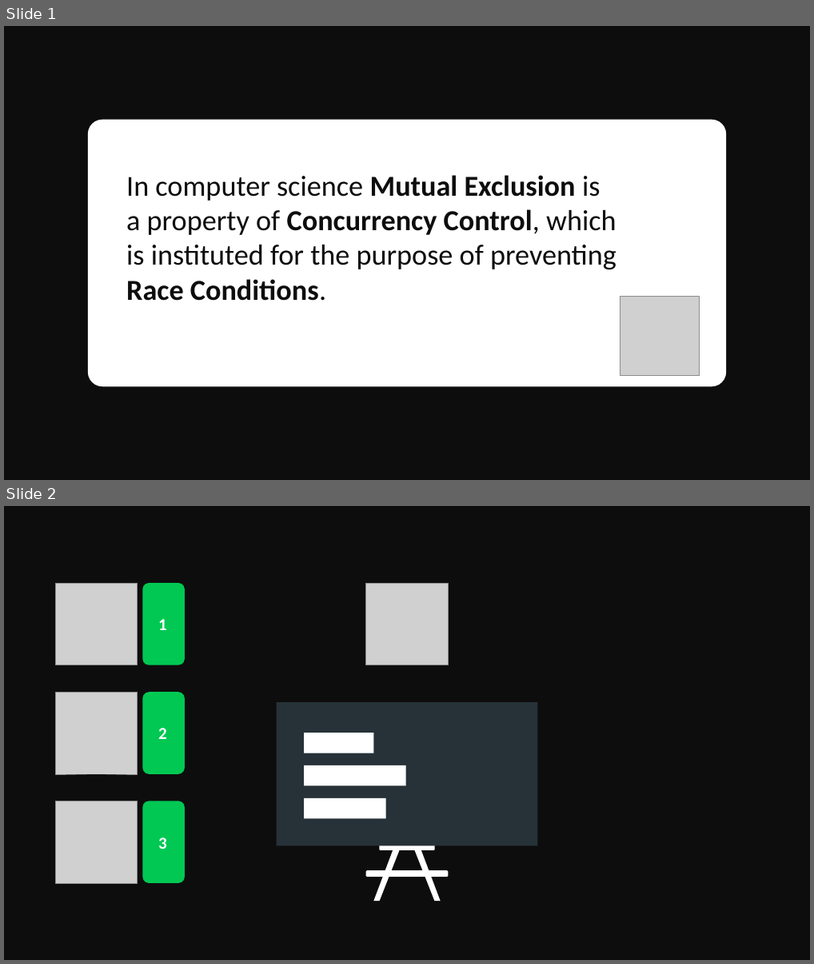
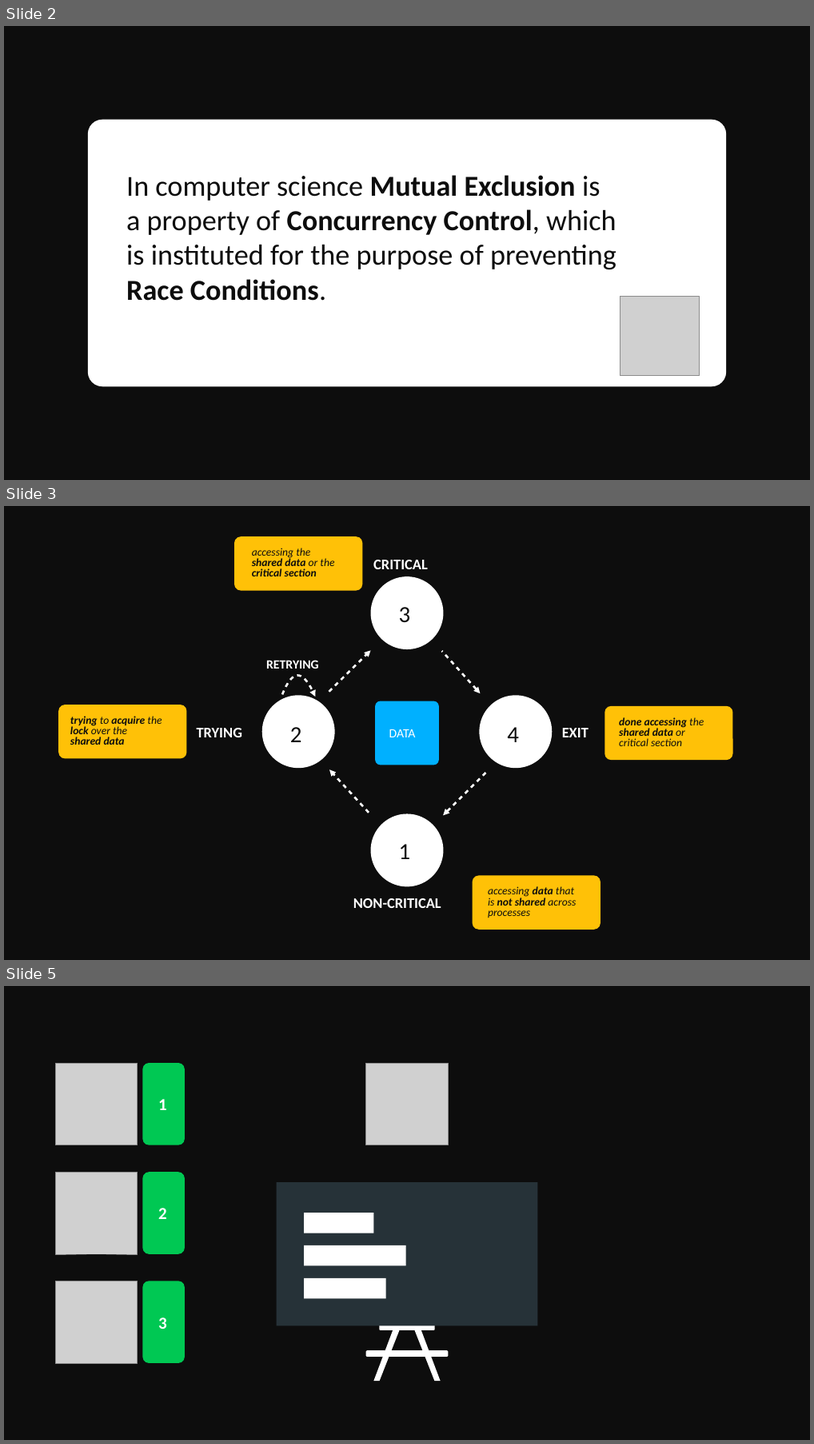
Before and after one commit to golang-basics/concurrency, a slide deck: presentations/7_mutexes/Mutexes.pptx. Shown one above the other, each under a label of ours: slides 1 and 2 before the commit, slides 2, 3 and 5 after it; the slides between them are not shown. The pictures are 814x964 and 814x1444 pixels, drawn with LibreOffice and Linux fonts; fonts in the diff are those of the drawing; grey boxes stand for pictures. Boxes give left, top, right and bottom in pixels: in the first picture for what was removed or moved away, otherwise in the second. Text is boxed around its words. In the diff, an @@ line names an element or a change of style, - is before the commit and + after.

```diff
--- a/presentations/7_mutexes/Mutexes.pptx
+++ b/presentations/7_mutexes/Mutexes.pptx
@@ slide 3 added at <box>4,506,810,960</box>, background #0D0D0D @@
@@ rounded rectangle added at <box>234,536,362,590</box>, fill #FFC107 @@
@@ text added at <box>252,548,334,576</box>, 26 pt, text #0D0D0D, bold, italic @@
+accessing the
+shared data or the
+critical section
@@ ellipse added at <box>370,576,443,649</box>, fill #FFFFFF @@
@@ text added at <box>374,560,428,569</box>, 35 pt, text #FFFFFF, bold @@
+CRITICAL
@@ text added at <box>399,607,411,623</box>, 55 pt, text #0D0D0D @@
+3
@@ text added at <box>266,660,319,668</box>, 30 pt, text #FFFFFF, bold @@
+RETRYING
@@ arrow added from (329, 692) to (370, 650), #FFFFFF 5 pt @@
@@ arrow added from (442, 651) to (480, 693), #FFFFFF 5 pt @@
@@ ellipse added at <box>262,695,334,768</box>, fill #FFFFFF @@
@@ freeform shape added at <box>282,676,315,696</box>, outline #FFFFFF 5 pt @@
@@ ellipse added at <box>479,695,552,768</box>, fill #FFFFFF @@
@@ rounded rectangle added at <box>58,704,186,758</box>, fill #FFC107 @@
@@ text added at <box>70,716,162,744</box>, 26 pt, text #0D0D0D, bold, italic @@
+trying to acquire the
+lock over the
+shared data
@@ rounded rectangle added at <box>375,701,439,765</box>, fill #00B0FF @@
@@ rounded rectangle added at <box>605,706,733,760</box>, fill #FFC107 @@
@@ text added at <box>619,717,704,746</box>, 26 pt, text #0D0D0D, bold, italic @@
+done accessing the
+shared data or
+critical section
@@ text added at <box>197,728,242,737</box>, 35 pt, text #FFFFFF, bold @@
+TRYING
@@ text added at <box>290,727,302,742</box>, 55 pt, text #0D0D0D @@
+2
@@ text added at <box>390,729,416,737</box>, 30 pt, text #FFFFFF @@
+DATA
@@ text added at <box>507,727,519,742</box>, 55 pt, text #0D0D0D @@
+4
@@ text added at <box>562,728,589,737</box>, 35 pt, text #FFFFFF, bold @@
+EXIT
@@ arrow added from (369, 812) to (330, 769), #FFFFFF 5 pt @@
@@ arrow added from (488, 771) to (443, 815), #FFFFFF 5 pt @@
@@ ellipse added at <box>370,813,443,886</box>, fill #FFFFFF @@
@@ text added at <box>399,844,411,859</box>, 55 pt, text #0D0D0D @@
+1
@@ rounded rectangle added at <box>472,875,601,929</box>, fill #FFC107 @@
@@ text added at <box>488,886,576,917</box>, 26 pt, text #0D0D0D, italic @@
+accessing data that
+is not shared across
+processes
@@ text added at <box>354,898,442,908</box>, 35 pt, text #FFFFFF, bold @@
+NON-CRITICAL
@@ what was slide 1 is now slide 2 @@
@@ what was slide 2 is now slide 5 @@
```
Also in this commit, not shown: 10 slides changed, 40 other slides added, 1 other file.
